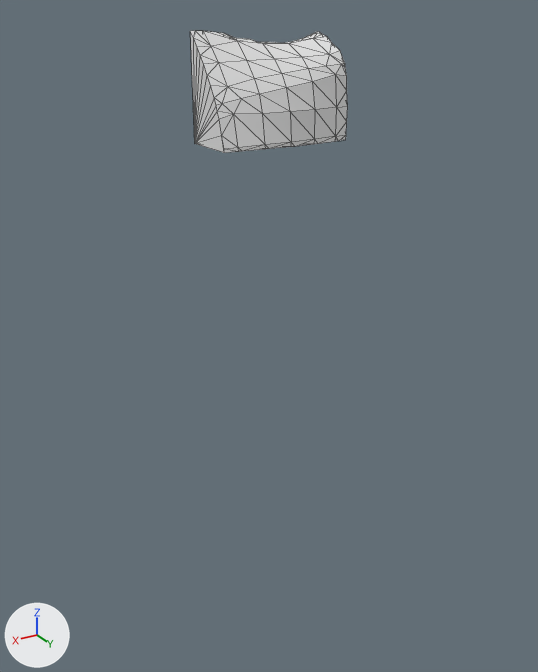
Two versions of the glTF model assets/terrain/surface_pieces/surf_12_1.glb, one commit apart.
The view is the same before and after, from a 50 mm camera at (-33.6, 123.9, -20.9) aimed at (-47.3, 101.1, -32.4). The lights are fixed; the arrows at lower left show +X, +Y and +Z. The first picture is the older version. Mesh edges are drawn as thin lines. Where no turn or scale is listed for an object, it has been applied to the vertices.

Objects in the first picture: 'geometry_0'.
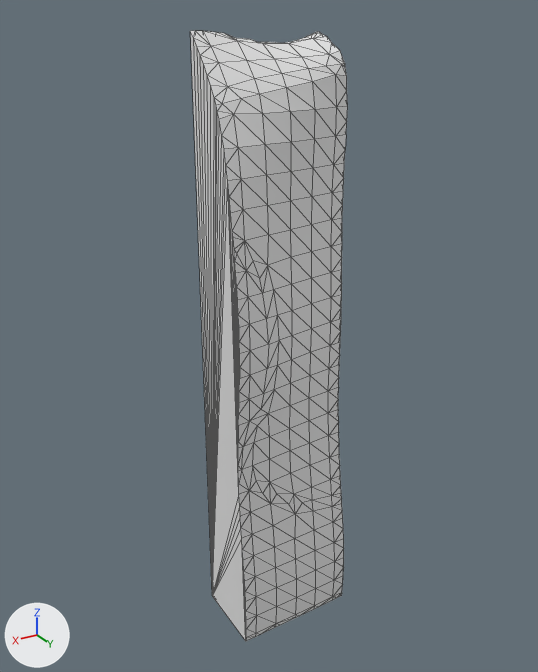
Changed parts and their boxes [x1, y1, x2, y2] in the pictures (538 x 672 px):
'geometry_0', reshaped (397% taller)
    before: [190, 31, 348, 153]
    after: [190, 31, 348, 641]
part 1 of me_geometry_0, built on
    before: [191, 35, 346, 153]
    after: [191, 35, 346, 641]

What the commit changed:
me_geometry_0 is used by ob_geometry_0; location (0.0, 0.0, 0.0).
me_geometry_0 had 90 vertices, 176 faces and spanned x -50.0..-45.0, y 100.0..102.29, z -25.0..-21.39.
me_geometry_0 now has 293 vertices, 582 faces and spans x -50.0..-45.0, y 100.0..103.17, z -45.0..-21.39.
Part 1, on me_geometry_0:
13 vertices are removed from x -50.0..-45.0, y 100.0..102.29, z -25.0.
60 faces are deleted.
1 vertex moves from x -45.51, y 102.22, z -25.0 to x -45.0, y 102.27, z -25.37.
211 vertices are added at x -50.0..-45.0, y 100.0..103.17, z -45.0..-25.37.
5 new vertices lie (1.0, 0.03, 0.0) away from vertices in x -49.49..-46.49, y 102.95..103.1, z -44.79..-40.84.
466 new faces join them.
